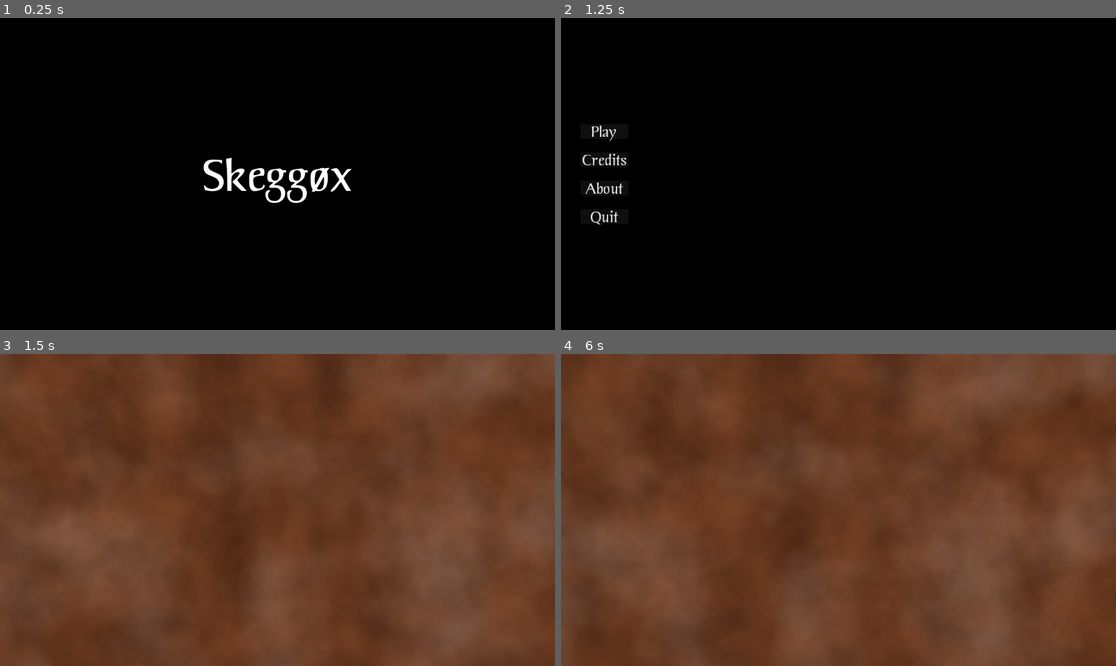
Above: before the commit, frames 1-4 (two rows, left to right).
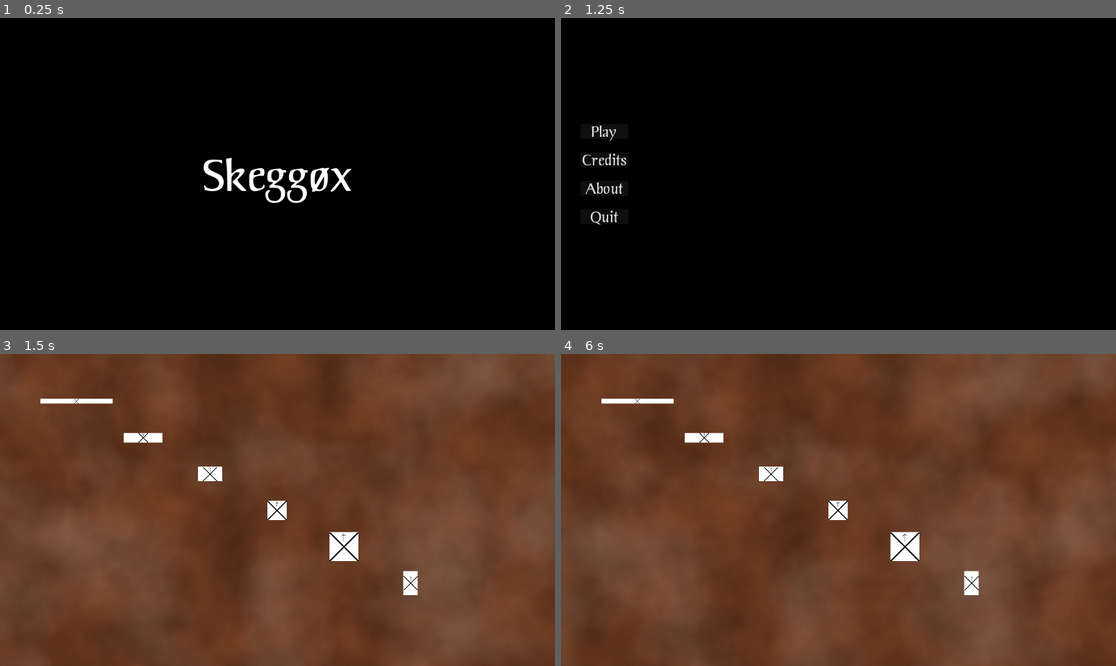
Above: after the commit, the same moments.

Repository: Habidakus/fantasy-battle
Game: Godot game, scene res://Scenes/TopLevelStateMachine.tscn
Same seed, same stepped clock (60 frames per second), same inputs: the game is played once before the commit and once after it.
Inputs (mouse positions are in pixels of both pictures, inside the frame that each line leads up to):
- Up to frame 1 (0.25 s): no input
- Up to frame 2 (1.25 s): tap Enter at 0.5 s; move the mouse to (960, 158) at 0.52 s; click (960, 158) at 0.67 s
- Up to frame 3 (1.5 s): click "Play" at 1.25 s
- Up to frame 4 (6 s): tap Space at 2, 3.5, 5 s; move the mouse to (727, 525) at 2.02 s; click (727, 525) at 2.17 s; tap Enter at 2.75, 4.25 s; move the mouse to (894, 441) at 2.77 s; click (894, 441) at 2.92 s; move the mouse to (810, 572) at 3.52 s; click (810, 572) at 3.67 s; move the mouse to (1005, 556) at 4.27 s; click (1005, 556) at 4.42 s; move the mouse to (672, 463) at 5.02 s; click (672, 463) at 5.17 s; move the mouse to (866, 510) at 5.77 s; click (866, 510) at 5.92 s

Frames 1-2 are identical in both runs. In frame 3, 1.6% of the frame differs, in the area x 7-76%, y 14-78%; in frame 4, 1.6%.

Commit message:
Initial work on Armies, Squads, and units

Diff:
--- /dev/null
+++ b/Scenes/squad.tscn
@@ -0,0 +1,52 @@
+[gd_scene load_steps=2 format=3 uid="uid://dqia78n2o5l8v"]
+
+[ext_resource type="Script" uid="uid://w7je84kvc6a2" path="res://Scripts/Squad.gd" id="1_p5dhu"]
+
+[node name="Squad" type="Node2D"]
+script = ExtResource("1_p5dhu")
+metadata/_custom_type_script = "uid://w7je84kvc6a2"
+
+[node name="ColorRect" type="ColorRect" parent="."]
+clip_children = 2
+anchors_preset = 8
+anchor_left = 0.5
+anchor_top = 0.5
+anchor_right = 0.5
+anchor_bottom = 0.5
+offset_left = -20.0
+offset_top = -20.0
+offset_right = 20.0
+offset_bottom = 20.0
+grow_horizontal = 2
+grow_vertical = 2
+pivot_offset = Vector2(20, 20)
+metadata/_edit_use_anchors_ = true
+
+[node name="Icons" type="Node2D" parent="."]
+position = Vector2(-20, -20)
+
+[node name="Cavalry" type="Line2D" parent="Icons"]
+points = PackedVector2Array(39, 1, 1, 39)
+width = 2.0
+default_color = Color(0, 0, 0, 1)
+begin_cap_mode = 2
+end_cap_mode = 2
+
+[node name="Infantry" type="Line2D" parent="Icons"]
+points = PackedVector2Array(39, 39, 1, 1)
+width = 2.0
+default_color = Color(0, 0, 0, 1)
+begin_cap_mode = 2
+end_cap_mode = 2
+
+[node name="Artillery" type="Line2D" parent="Icons"]
+points = PackedVector2Array(15, 5, 5, 15, 5, 25, 15, 35, 25, 35, 35, 25, 35, 15, 25, 5)
+width = 2.0
+default_color = Color(0.23392546, 0.23392546, 0.23392543, 1)
+begin_cap_mode = 2
+end_cap_mode = 2
+
+[node name="Facing" type="Line2D" parent="Icons"]
+points = PackedVector2Array(20, 12.5, 20, 2.5, 17.5, 5, 20, 2.5, 22.5, 5)
+width = 1.0
+default_color = Color(0.4506483, 0.4506483, 0.45064825, 1)
--- /dev/null
+++ b/Scripts/Army.gd
@@ -0,0 +1,6 @@
+class_name Army extends Object
+
+var units : Array[Squad]
+
+func Add(squad : Squad) -> void:
+    units.append(squad)
--- /dev/null
+++ b/Scripts/Squad.gd
@@ -0,0 +1,107 @@
+class_name Squad extends Node2D
+
+enum SquadType { INFANTRY, CAVALRY, ARTILLERY }
+enum Formation { LINE, DOUBLELINE, TRIPLELINE, SQUARE, SKIRMISH, COLUMN }
+
+var initial_size : float
+var shape : Control
+var icons : Node2D
+var units : Array[Unit]
+var formation : Formation = Formation.DOUBLELINE
+var squadType : SquadType = SquadType.INFANTRY
+
+static func CreateInfantry(count : int) -> Squad:
+    var squad : Squad = Squad.new()
+    squad.Initialize(count, SquadType.INFANTRY)
+    return squad
+
+func Initialize(count : int, st : SquadType) -> void:
+    SetSquadType(st)
+    for i in range(count):
+        units.append(Unit.CreateInfantry())
+
+func _ready() -> void:
+    shape = find_child("ColorRect") as Control
+    icons = find_child("Icons") as Node2D
+    initial_size = shape.size.x
+
+func _process(delta: float) -> void:
+    if shape != null:
+        shape.size = GetDim()
+        shape.position = -shape.size / 2.0
+        if icons != null:
+            var icons_pos : float = min(-shape.position.x, -shape.position.y)
+            icons.position = Vector2(-icons_pos, -icons_pos)
+            var icons_scale : float = 2 * icons_pos / initial_size
+            icons.scale = Vector2(icons_scale, icons_scale)
+
+static func GetUnitDim(st : SquadType) -> Vector2:
+    match st:
+        SquadType.CAVALRY:
+            return Vector2(10, 20)
+        SquadType.INFANTRY:
+            return Vector2(10, 10)
+        SquadType.ARTILLERY:
+            return Vector2(40, 40)
+        _:
+            assert(false, "GetUnitDim(" + str(st) + ")")
+            return Vector2(10,10)
+
+func GetDim() -> Vector2:
+    var unit_dim : Vector2 = GetUnitDim(squadType)
+    var unit_count : int = units.size()
+    match formation:
+        Formation.LINE:
+            return Vector2(unit_dim.x * unit_count, unit_dim.y)
+        Formation.DOUBLELINE:
+            var ranks : int = 2
+            var width : int = ceil(float(unit_count) / float(ranks))
+            if ranks > width:
+                var t = ranks
+                ranks = width
+                width = t
+            return Vector2(unit_dim.x * width, unit_dim.y * ranks)
+        Formation.TRIPLELINE:
+            var ranks : int = 3
+            var width : int = ceil(float(unit_count) / float(ranks))
+            if ranks > width:
+                var t = ranks
+                ranks = width
+                width = t
+            return Vector2(unit_dim.x * width, unit_dim.y * ranks)
+        Formation.SQUARE:
+            var s : float = sqrt(unit_count)
+            var ranks : int = floor(s)
+            var width : int = ceil(s)
+            if ranks * width < unit_count:
+                ranks += 1
+            return Vector2(unit_dim.x * width, unit_dim.y * ranks)
+        Formation.SKIRMISH:
+            var s : float = ceil(sqrt(unit_count))
+            return Vector2(unit_dim.x * s * 1.5, unit_dim.y * s * 1.5)
+        Formation.COLUMN:
+            var width : int = ceil(pow(unit_count, 0.333))
+            var ranks : int = ceil(unit_count / float(width))
+            return Vector2(unit_dim.x * width, unit_dim.y * ranks)
+        _:
+            assert(false, "GetDim() with unknown formation: " + str(formation))
+            return unit_dim * sqrt(unit_count)
+
+func SetSquadType(st : SquadType) -> void:
+    squadType = st
+    var cavalryIcon = find_child("Cavalry") as Line2D
+    var artilleryIcon = find_child("Artillery") as Line2D
+    var infantryIcon = find_child("Infantry") as Line2D
+    match squadType:
+        SquadType.CAVALRY:
+            cavalryIcon.show()
+            infantryIcon.hide()
+            artilleryIcon.hide()
+        SquadType.INFANTRY:
+            cavalryIcon.show()
+            infantryIcon.show()
+            artilleryIcon.hide()
+        SquadType.ARTILLERY:
+            cavalryIcon.hide()
+            infantryIcon.hide()
+            artilleryIcon.show()
--- a/Scripts/StatePlay.gd
+++ b/Scripts/StatePlay.gd
@@ -1,4 +1,6 @@
 class_name StatePlay extends StateMachineState
+
+@export var squad_scene : PackedScene = preload("res://Scenes/squad.tscn")
 
 var _mist_parallax_layer : ParallaxLayer
 var _mist_direction : float
@@ -7,10 +9,33 @@
 const _mist_max_speed : float = 15
 var rnd : RandomNumberGenerator = RandomNumberGenerator.new()
 
+# screen x: 20 to 1130
+# screen y: 23 to 627
+
 func _ready() -> void:
     _mist_parallax_layer = find_child("Parallax_Mist") as ParallaxLayer
     _mist_direction = rnd.randf() * 360.0
     _mist_speed = rnd.randf() * (_mist_max_speed - _mist_min_speed) + _mist_min_speed
+    const total : int = 6
+    for i in range(total):
+        var s : Squad = squad_scene.instantiate()
+        s.Initialize(15, Squad.SquadType.INFANTRY)
+        s.position.x = 20 + (1 + i) * (1130 - 20) / float(total + 2)
+        s.position.y = 23 + (1 + i) * (627 - 23) / float(total + 2)
+        match i:
+            0:
+                s.formation = Squad.Formation.LINE
+            1:
+                s.formation = Squad.Formation.DOUBLELINE
+            2:
+                s.formation = Squad.Formation.TRIPLELINE
+            3:
+                s.formation = Squad.Formation.SQUARE
+            4:
+                s.formation = Squad.Formation.SKIRMISH
+            5:
+                s.formation = Squad.Formation.COLUMN
+        add_child(s)
 
 func _process(delta: float) -> void:
     _mist_direction += delta * ((rnd.randf() * 1) - 0.5)
--- /dev/null
+++ b/Scripts/Unit.gd
@@ -0,0 +1,8 @@
+class_name Unit extends Object
+
+var _is_alive : bool = true
+var _default_die_sides : int = 6
+
+static func CreateInfantry() -> Unit:
+    var unit : Unit = Unit.new()
+    return unit
Not shown, added: Scripts/Army.gd.uid
Not shown, added: Scripts/Squad.gd.uid
Not shown, added: Scripts/Unit.gd.uid
